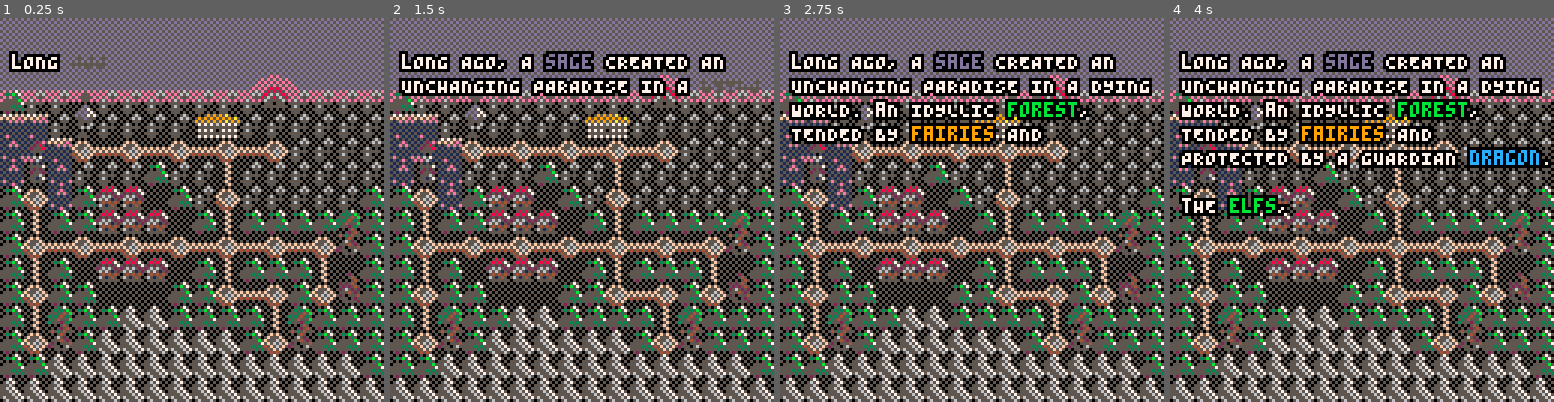
Above: before the commit, frames 1-4 (left to right).
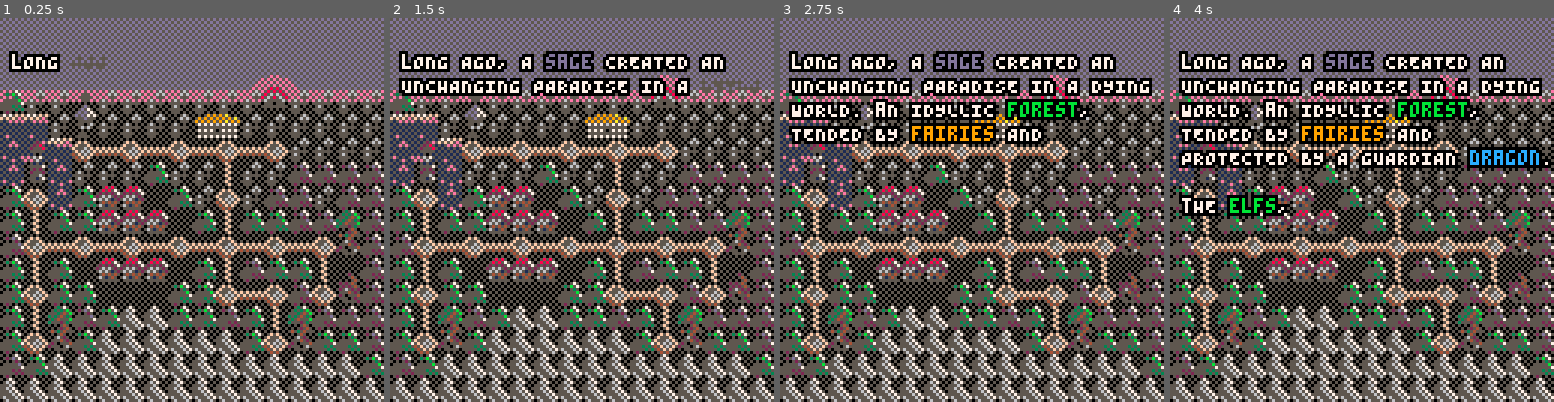
Above: after the commit, the same moments.

Repository: AddisonMink/pico8-prg
Game: PICO-8 cartridge main.p8
The game is run twice, just before and just after one commit, with the same random seed, the same clock (stepped at 60 frames per second) and the same inputs.
Inputs:
- Up to frame 1 (0.25 s): no input
- Up to frame 2 (1.5 s): tap X (X key) at 0.33, 1.07 s; tap O (Z key) at 0.7 s
- Up to frame 3 (2.75 s): hold Right 1.6-2.1 s; tap O (Z key) at 1.7, 2.1, 2.5 s; tap X (X key) at 1.85 s; hold Up 2.15-2.42 s; hold Right from 2.47 s (still down)
- Up to frame 4 (4 s): tap O (Z key) at 2.9, 3.3, 3.7 s; tap X (X key) at 2.97 s; release Right at 3.03 s; hold Left 3.08-3.58 s; hold Down 3.63-3.97 s

The runs differ from the first frame. In frame 1, 1.5% of the frame differs, in the area x 1-100%, y 37-93%; in frame 2, 1.5%; in frame 3, 1.5%; in frame 4, 1.4%.

Commit message:
add curse animation.

Diff:
--- a/battle.lua
+++ b/battle.lua
@@ -2,7 +2,8 @@
   animations = {
     slash = { sx = 24, sy = 48 },
     fire = { sx = 72, sy = 48 },
-    poof = { sx = 0, sy = 64 }
+    poof = { sx = 0, sy = 64 },
+    skull = { sx = 80, sy = 80 }
   }
 
   local status_sprites = {
--- a/main.p8
+++ b/main.p8
@@ -149,7 +149,7 @@
 
 
 __gff__
-0000000000000000000000000000000100000000000000000000000000000000000000000000000000000000000000000000000000000000000000000000000000000000000000000000000000000000000000000000000000000000000000000000000000000000000000000000000000000000000000000000000000000000
+0000000000000000000000000000000100000000000000000000000000000000000000000000000000000000000000000000000000000000000001000000000000000000000000000000000000000000000000000000000000000000000000000000000000000000000000000000000000000000000000000000000000000000
 0000000000000000000000000000000000000000000000000000000000000000000000000000010000000000000000000000000001010001010000000000000000000000000000000000000000000000000000000000000000000000000000000000000000000000000000000000000000000000000000000000000000000000
 __map__
 0000000000000000000000000000000000000000000000000000000000000000000000000000000000000000000000000000000000000000000000000000000000000000000000000000000000000000000000000000000000000000000000000000000000000000000000000000000000000000000000000000000000000000
@@ -158,13 +158,13 @@
 0fb4b4a9b4b4b4b4b4b4b470b4b4b4b400000000000000000000000000000000000000000000000000000000000000000000000000000000000000000000000000000000000000000000000000000000000000000000000000000000000000000000000000000000000000000000000000000000000000000000000000000000
 b7b7b4b9b4b4b4b4a7a8b4b4b4b4b4b400000000000000000000000000000000000000000000000000000000000000000000000000000000000000000000000000000000000000000000000000000000000000000000000000000000000000000000000000000000000000000000000000000000000000000000000000000000
 b8a6b7717271727172717271b4b4b4b400000000000000000000000000000000000000000000000000000000000000000000000000000000000000000000000000000000000000000000000000000000000000000000000000000000000000000000000000000000000000000000000000000000000000000000000000000000
-b8b6b8b4b4b40fb4b4a5b4b4b4b4b4b400000000000000000000000000000000000000000000000000000000000000000000000000000000000000000000000000000000000000000000000000000000000000000000000000000000000000000000000000000000000000000000000000000000000000000000000000000000
-0f71b80f1f1f000fb471b4b4b4b4b40f00000000000000000000000000000000000000000000000000000000000000000000000000000000000000000000000000000000000000000000000000000000000000000000000000000000000000000000000000000000000000000000000000000000000000000000000000000000
-0fa50f0f1f1f1f000fa50f0f0f0f4f0f00000000000000000000000000000000000000000000000000000000000000000000000000000000000000000000000000000000000000000000000000000000000000000000000000000000000000000000000000000000000000000000000000000000000000000000000000000000
-0f717271727172717271727172715f0f00000000000000000000000000000000000000000000000000000000000000000000000000000000000000000000000000000000000000000000000000000000000000000000000000000000000000000000000000000000000000000000000000000000000000000000000000000000
-0fa50f001f1f1f000fa50f0f0fa56f0f00000000000000000000000000000000000000000000000000000000000000000000000000000000000000000000000000000000000000000000000000000000000000000000000000000000000000000000000000000000000000000000000000000000000000000000000000000000
-0f710f0f0000000f0f7172710f717f0f00000000000000000000000000000000000000000000000000000000000000000000000000000000000000000000000000000000000000000000000000000000000000000000000000000000000000000000000000000000000000000000000000000000000000000000000000000000
-0fa54f0f0fb5b50f0f0f0fa54f0f0f0f00000000000000000000000000000000000000000000000000000000000000000000000000000000000000000000000000000000000000000000000000000000000000000000000000000000000000000000000000000000000000000000000000000000000000000000000000000000
-0f715f0fb5b5b5b5b5b50f715f0f0f0f00000000000000000000000000000000000000000000000000000000000000000000000000000000000000000000000000000000000000000000000000000000000000000000000000000000000000000000000000000000000000000000000000000000000000000000000000000000
-0f0fb5b5b5b5b5b5b5b5b5b5b5b5b50f00000000000000000000000000000000000000000000000000000000000000000000000000000000000000000000000000000000000000000000000000000000000000000000000000000000000000000000000000000000000000000000000000000000000000000000000000000000
+b8b6b8b4b4b40fb4b4a5b4b43a3a3a3a00000000000000000000000000000000000000000000000000000000000000000000000000000000000000000000000000000000000000000000000000000000000000000000000000000000000000000000000000000000000000000000000000000000000000000000000000000000
+0f71b80f1f1f000fb471b43a3ab43a3a00000000000000000000000000000000000000000000000000000000000000000000000000000000000000000000000000000000000000000000000000000000000000000000000000000000000000000000000000000000000000000000000000000000000000000000000000000000
+0fa50f0f1f1f1f000fa50f0f3a3a4f3a00000000000000000000000000000000000000000000000000000000000000000000000000000000000000000000000000000000000000000000000000000000000000000000000000000000000000000000000000000000000000000000000000000000000000000000000000000000
+3a717271727172717271727172715f3a00000000000000000000000000000000000000000000000000000000000000000000000000000000000000000000000000000000000000000000000000000000000000000000000000000000000000000000000000000000000000000000000000000000000000000000000000000000
+0fa50f001f1f1f000fa53a0f0fa56f3a00000000000000000000000000000000000000000000000000000000000000000000000000000000000000000000000000000000000000000000000000000000000000000000000000000000000000000000000000000000000000000000000000000000000000000000000000000000
+0f710f0f0000000f0f7172713a717f3a00000000000000000000000000000000000000000000000000000000000000000000000000000000000000000000000000000000000000000000000000000000000000000000000000000000000000000000000000000000000000000000000000000000000000000000000000000000
+0fa54f3a0fb5b50f0f3a0fa54f3a3a3a00000000000000000000000000000000000000000000000000000000000000000000000000000000000000000000000000000000000000000000000000000000000000000000000000000000000000000000000000000000000000000000000000000000000000000000000000000000
+0f715f0fb5b5b5b5b5b50f715f0f0f3a00000000000000000000000000000000000000000000000000000000000000000000000000000000000000000000000000000000000000000000000000000000000000000000000000000000000000000000000000000000000000000000000000000000000000000000000000000000
+3a0fb5b5b5b5b5b5b5b5b5b5b5b5b50f00000000000000000000000000000000000000000000000000000000000000000000000000000000000000000000000000000000000000000000000000000000000000000000000000000000000000000000000000000000000000000000000000000000000000000000000000000000
 b5b5b5b5b5b5b5b5b5b5b5b5b5b5b5b500000000000000000000000000000000000000000000000000000000000000000000000000000000000000000000000000000000000000000000000000000000000000000000000000000000000000000000000000000000000000000000000000000000000000000000000000000000
--- a/spell.lua
+++ b/spell.lua
@@ -27,6 +27,7 @@
   mp_cost = 3,
   compile_effects = function(player, enemy)
     return {
+      { animation = "skull", target = enemy },
       { status = "undead", target = enemy, dur = 1 },
       { damage = 5, target = enemy }
     }
Not shown, changed: bugs.txt
Not shown, changed: 22 lines of the sprite sheet (__gfx__) section of main.p8
